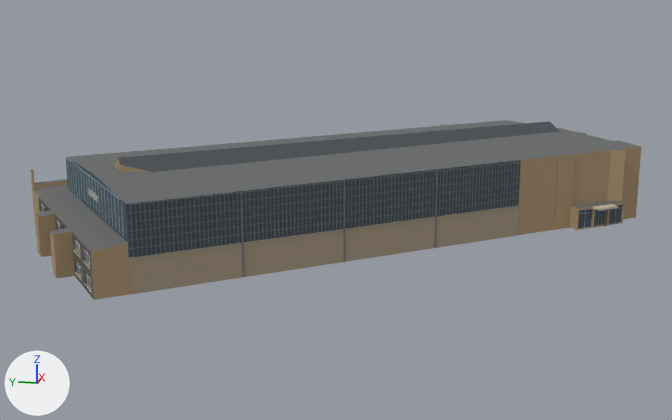
One commit to the glTF model public/canal-drive/models/ordinary-buildings/recipe-large-apollolaan-4-134507.glb: the scene before it, then after it.
One viewpoint serves both versions: a camera (50 mm lens) standing at (-142.4, -36.7, 39.0) and looking at (4.8, -7.2, 2.2). Lighting does not change. The marker at lower left points along +X, +Y and +Z. The older version comes first. Vertices at exactly the same position are counted once.

In view in the first picture: 'apollolaan-4-134507'.
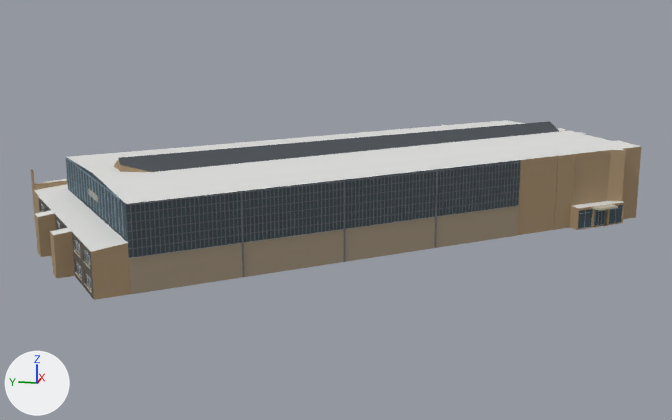
Commit message: Measured flat roofs (roof.flatHex) on the four lowest-contrast large recipes

The change in detail:
Material 'e3e3e1_bitumen_measured' (mat_e3e3e1_bitumen_measured) is new.
Its base color is (0.768, 0.768, 0.753) (light grey #e3e3e1).
Its roughness is 0.9.
me_apollolaan_4_134507 has 2413 vertices, 3510 faces and spans x -39.0..51.4, y -56.5..40.9, z 0.0..14.5.
me_apollolaan_4_134507 is used by ob_apollolaan_4_134507; location (0.0, 0.0, 0.0).
me_apollolaan_4_134507 part 1: all 97 faces that had it switch from mat_6a6c6c_bitumen (dark grey #6a6c6c) to mat_e3e3e1_bitumen_measured (light grey #e3e3e1).

Where the change shows, as pixel boxes (x1, y1, x2, y2) in the pictures (672 x 420 px):
part 1 of me_apollolaan_4_134507, recoloured (dark grey to light grey): (34, 120, 641, 252) in both
